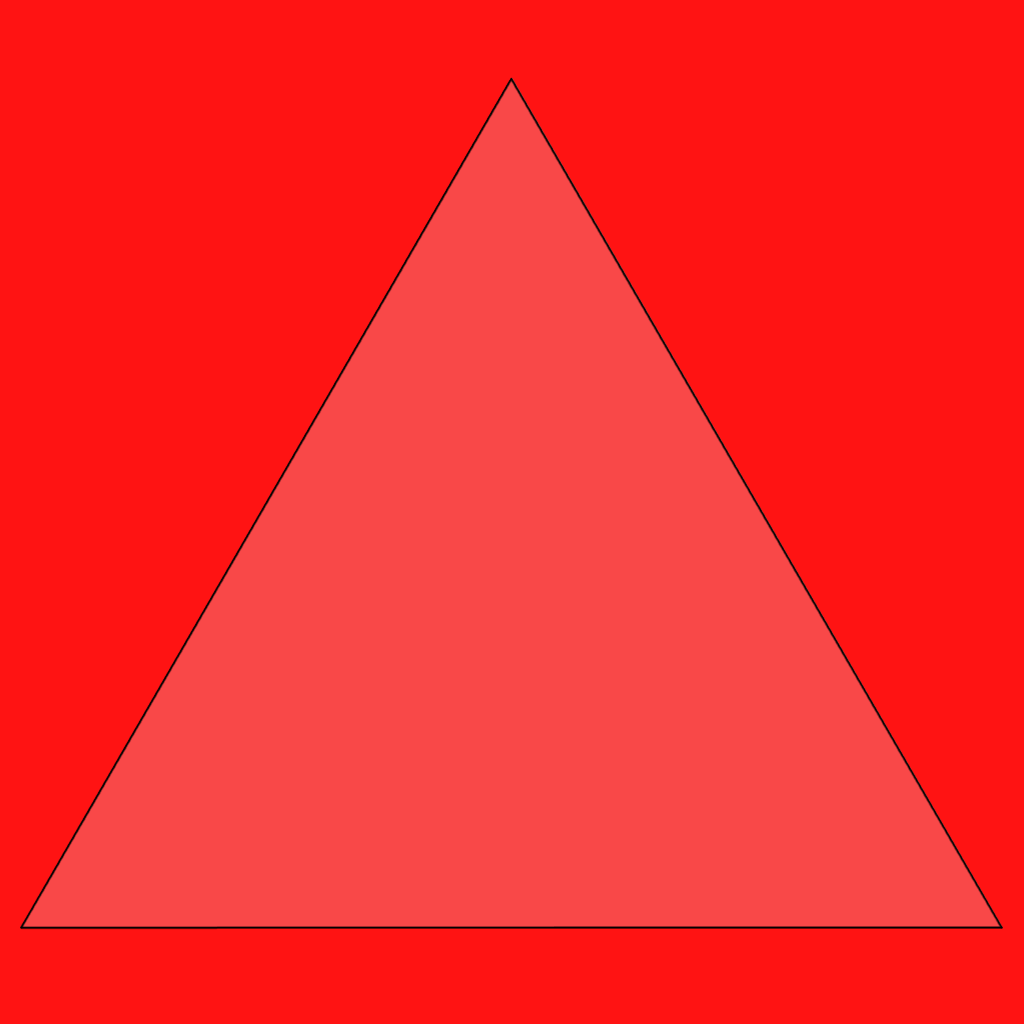
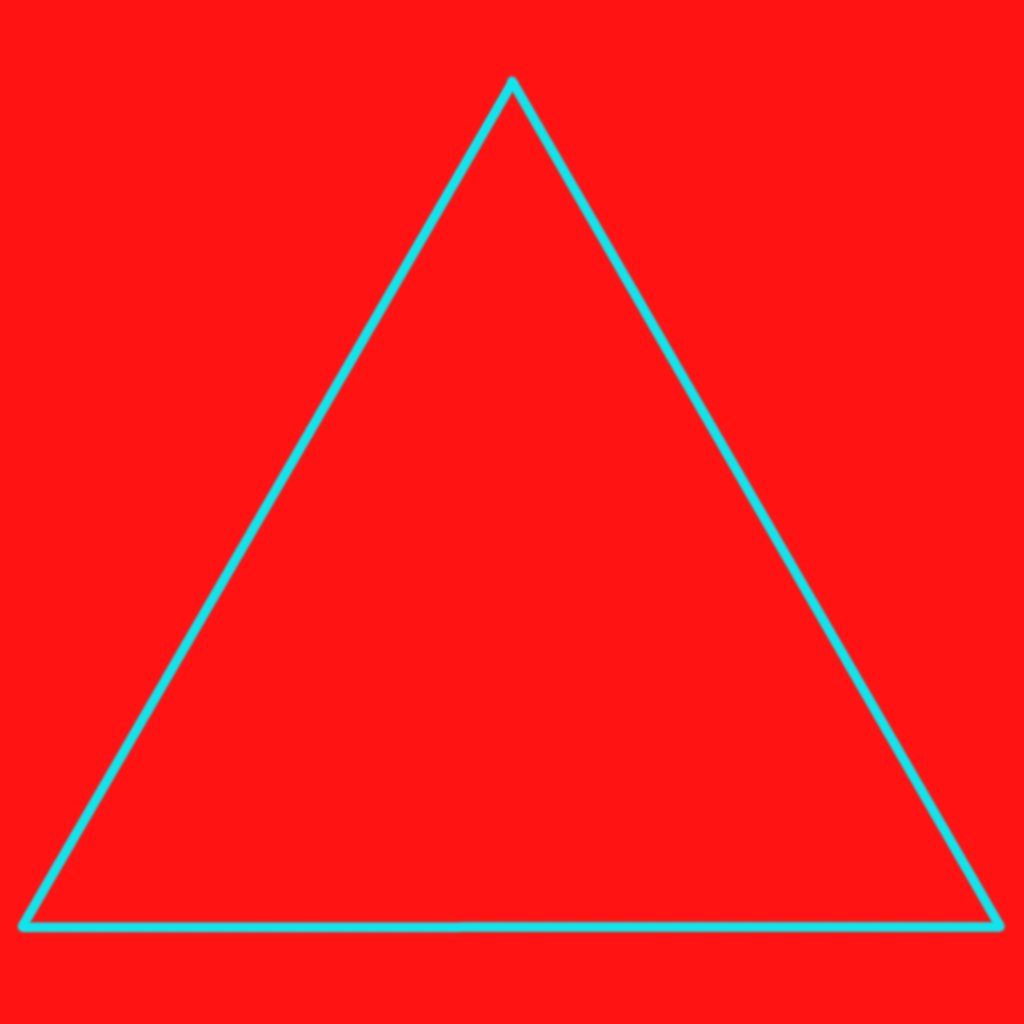
Two versions of the same layered image (1024px x 1024px). Layer-by-layer changes:
painted on "icosahedron.png" over <box>15,73,1007,934</box>
